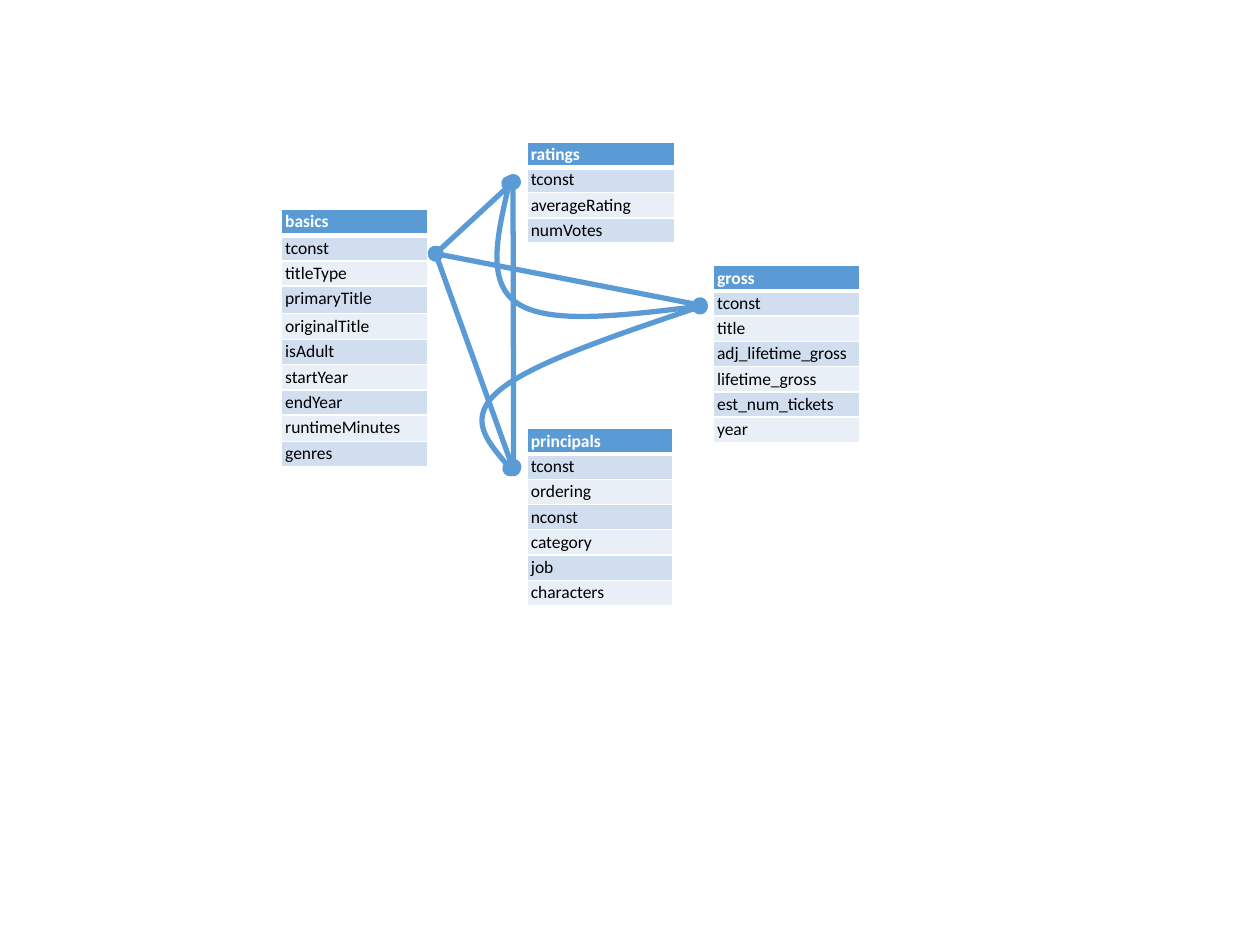
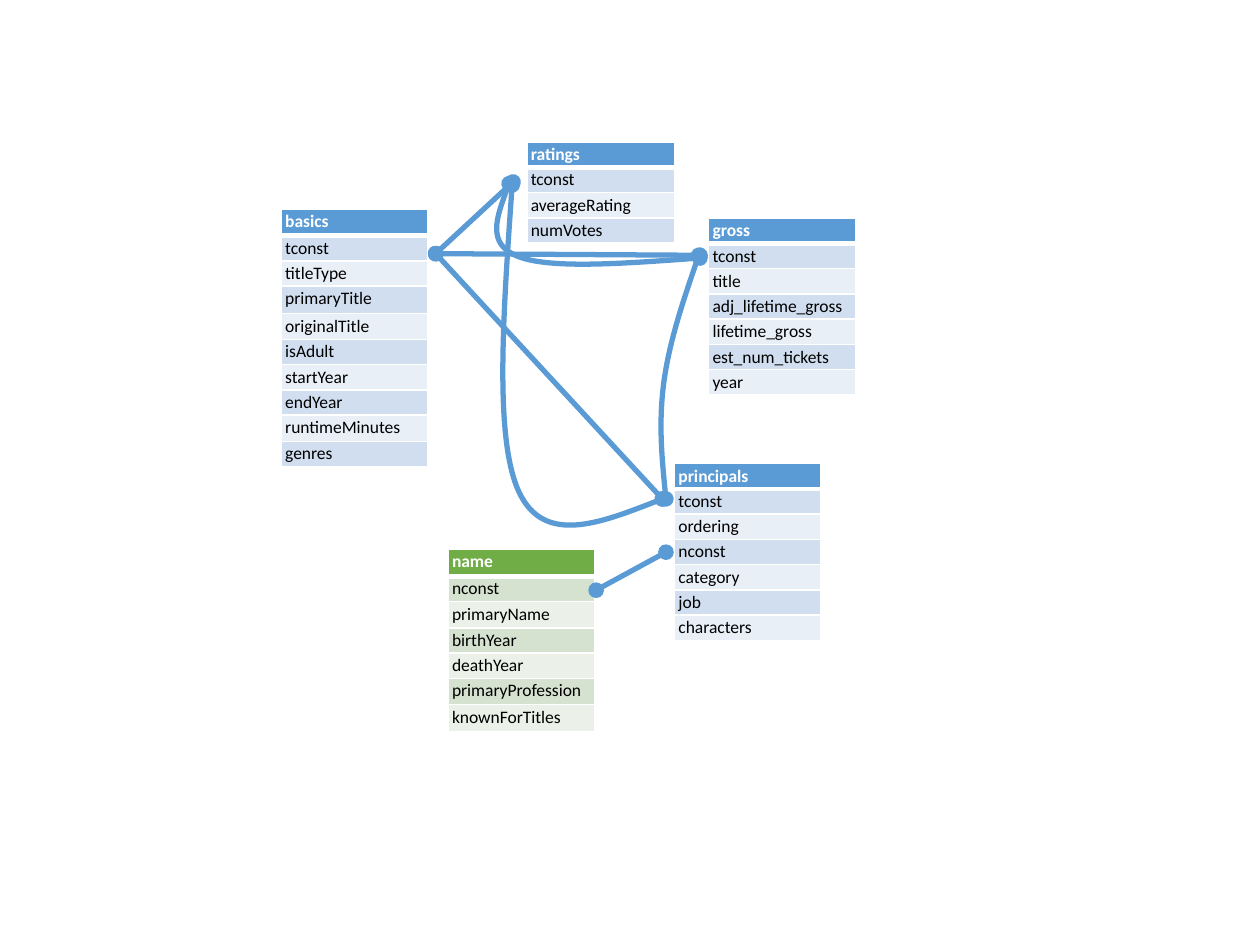
Before and after one commit to ucdavisdatalab/workshop_intro_to_sql, a slide deck: slide 2 of images/DataDiagram.pptx. Drawn at 1260x945 pixels with LibreOffice and Linux fonts; fonts in the diff are those of the drawing. Boxes give left, top, right and bottom in pixels: in the first picture for what was removed or moved away, otherwise in the second. Text is boxed around its words. In the diff, an @@ line names an element or a change of style, - is before the commit and + after.

```diff
--- a/images/DataDiagram.pptx
+++ b/images/DataDiagram.pptx
@@ freeform shape: place and size @@
-freeform shape at box(498, 184, 701, 316)
+freeform shape at box(498, 184, 701, 265)
@@ freeform shape added at box(503, 185, 662, 524), outline #5B9BD5 3 pt @@
@@ double arrow removed from (514, 467) to (513, 181) @@
@@ table: place and size @@
-table at box(713, 266, 859, 444)
+table at box(708, 218, 854, 396)
@@ double arrow moved from (436, 253) - (701, 305) to (436, 253) - (701, 256) @@
@@ double arrow moved from (513, 469) - (436, 253) to (663, 499) - (436, 253) @@
@@ freeform shape: place and size @@
-freeform shape at box(483, 306, 699, 467)
+freeform shape at box(662, 256, 699, 499)
@@ table: place and size @@
-table at box(527, 428, 673, 605)
+table at box(674, 464, 820, 640)
@@ table added at box(449, 549, 596, 733), 7 rows, 1 columns @@
+name
+nconst
+primaryName
+birthYear
+deathYear
+primaryProfession
+knownForTitles
@@ double arrow added from (596, 590) to (667, 552), #5B9BD5 3 pt @@
```
Also in this commit, not shown: 1 other file.
